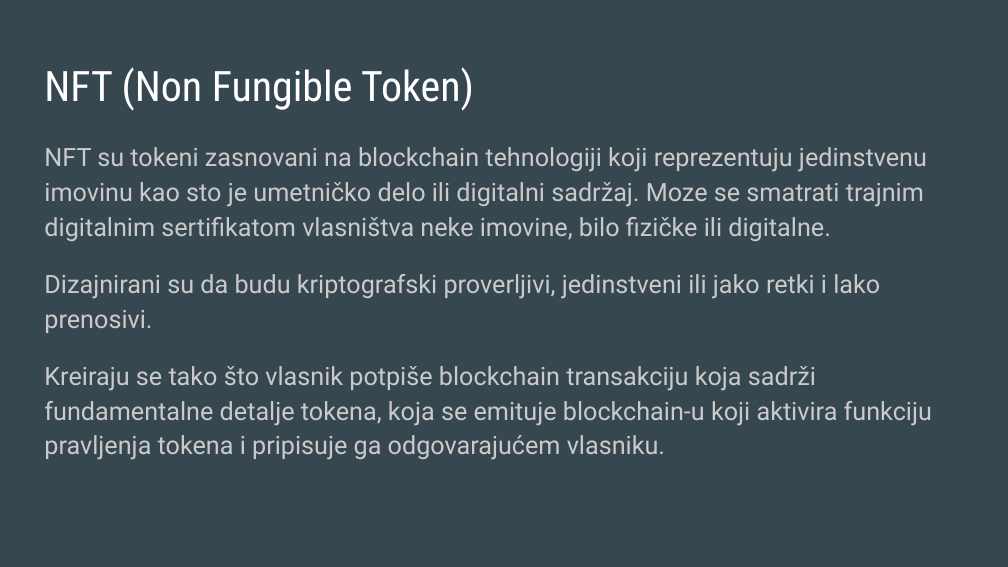
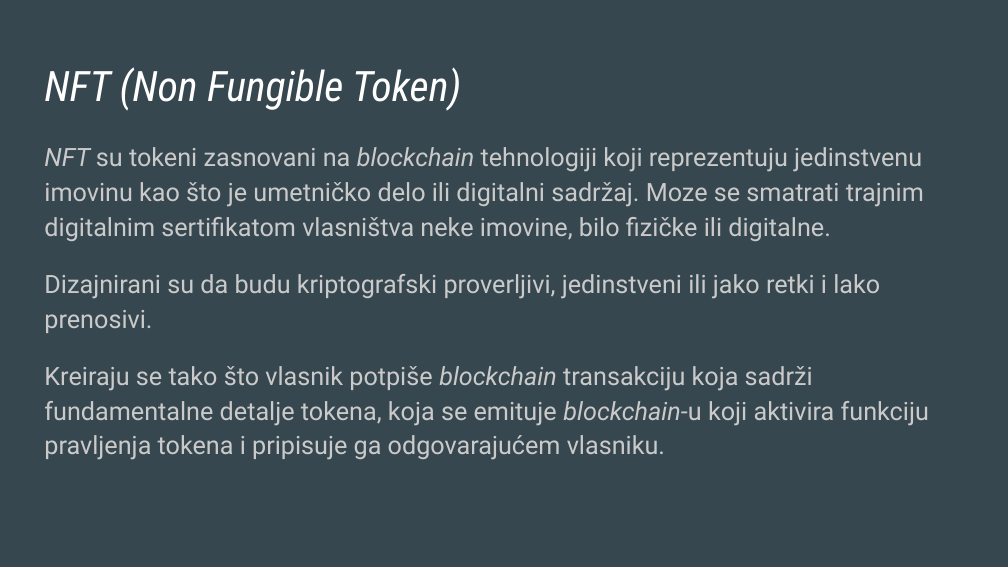
Before and after one commit to vukvuk21/RID, a slide deck: slide 11 of rid_2022_seminarski/mi17167_Rondovic_Petar/Predavanje_2/Prezentacija/Kriptovalute.pptx. Drawn at 1008x567 pixels with LibreOffice and Linux fonts; fonts in the diff are those of the drawing. Boxes give left, top, right and bottom in pixels: in the first picture for what was removed or moved away, otherwise in the second. Text is boxed around its words. In the diff, an @@ line names an element or a change of style, - is before the commit and + after.

```diff
--- a/rid_2022_seminarski/mi17167_Rondovic_Petar/Predavanje_2/Prezentacija/Kriptovalute.pptx
+++ b/rid_2022_seminarski/mi17167_Rondovic_Petar/Predavanje_2/Prezentacija/Kriptovalute.pptx
@@ title "NFT (Non Fungible Token)" at <box>44,67,461,110</box>: italic on @@
@@ text at <box>44,147,924,241</box>: text changed @@
-NFT su tokeni zasnovani na blockchain tehnologiji koji reprezentuju jedinstvenu imovinu kao sto je umetničko delo ili digitalni sadržaj. Moze se smatrati trajnim digitalnim sertifikatom vlasništva neke imovine, bilo fizičke ili digitalne.
+NFT su tokeni zasnovani na blockchain tehnologiji koji reprezentuju jedinstvenu imovinu kao što je umetničko delo ili digitalni sadržaj. Moze se smatrati trajnim digitalnim sertifikatom vlasništva neke imovine, bilo fizičke ili digitalne.
@@ text at <box>44,366,929,460</box>: italic on in "blockchain blockchain-u" @@
```
Also in this commit, not shown: 7 other slides changed, 6 other files.
